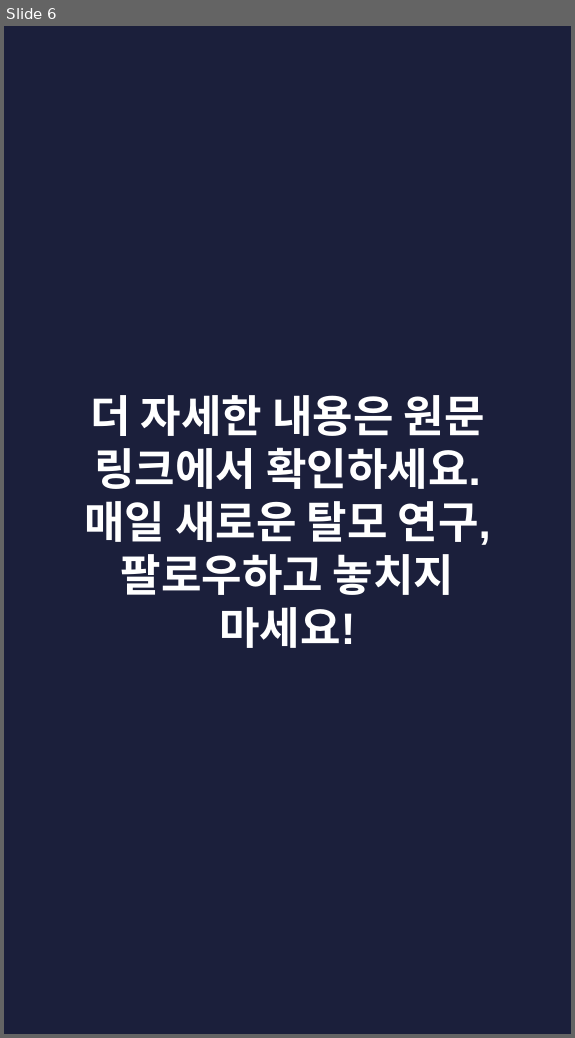
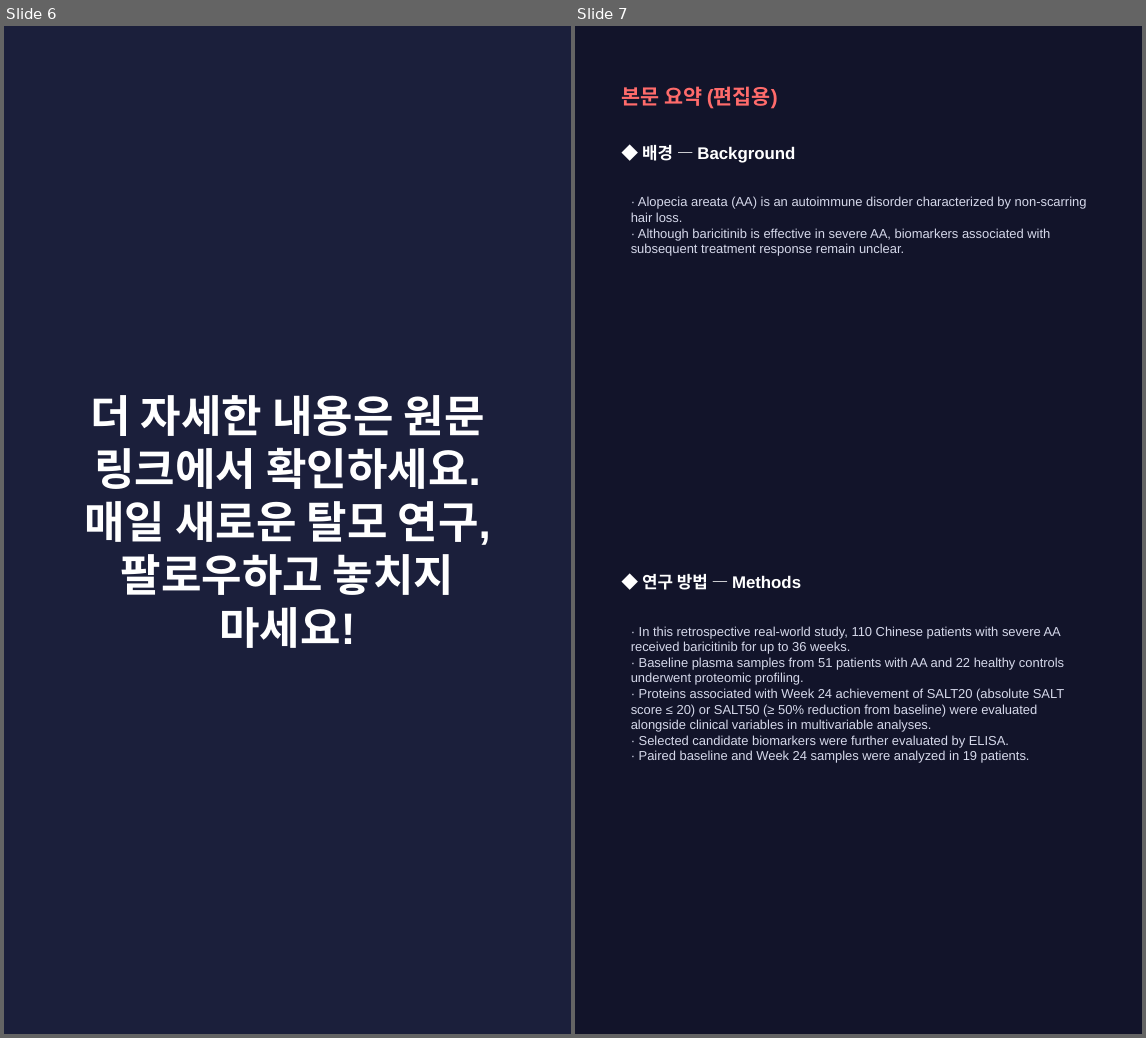
Before and after one commit to hyokang2010-BJ-ANTH/product-builder-test, a slide deck: pwa/data/latest/slides.pptx. Shown side by side, each under a label of ours: slide 6 before the commit, slides 6 and 7 after it. The pictures are 575x1038 and 1146x1038 pixels, drawn with LibreOffice and Linux fonts; fonts in the diff are those of the drawing. Boxes give left, top, right and bottom in pixels: in the first picture for what was removed or moved away, otherwise in the second. Text is boxed around its words. In the diff, an @@ line names an element or a change of style, - is before the commit and + after.

```diff
--- a/pwa/data/latest/slides.pptx
+++ b/pwa/data/latest/slides.pptx
@@ slide 7 added at (575,26,1142,1034), background #12142A @@
@@ text added at (621,86,778,109), 16 pt, text #FF6B6B, bold @@
+본문 요약 (편집용)
@@ text added at (642,145,795,163), 13 pt, text #FFFFFF, bold @@
+◆ 배경 — Background
@@ text added at (631,196,1087,256), 10 pt, text #D5D8EA @@
+· Alopecia areata (AA) is an autoimmune disorder characterized by non-scarring hair loss.
+· Although baricitinib is effective in severe AA, biomarkers associated with subsequent treatment response remain unclear.
@@ text added at (642,574,801,590), 13 pt, text #FFFFFF, bold @@
+◆ 연구 방법 — Methods
@@ text added at (631,626,1064,763), 10 pt, text #D5D8EA @@
+· In this retrospective real-world study, 110 Chinese patients with severe AA received baricitinib for up to 36 weeks.
+· Baseline plasma samples from 51 patients with AA and 22 healthy controls underwent proteomic profiling.
+· Proteins associated with Week 24 achievement of SALT20 (absolute SALT score ≤ 20) or SALT50 (≥ 50% reduction from baseline) were evaluated alongside clinical variables in multivariable analyses.
+· Selected candidate biomarkers were further evaluated by ELISA.
+· Paired baseline and Week 24 samples were analyzed in 19 patients.
```
Also in this commit, not shown: 2 slides changed, 4 other slides added, 4 slides removed, 26 other files.
